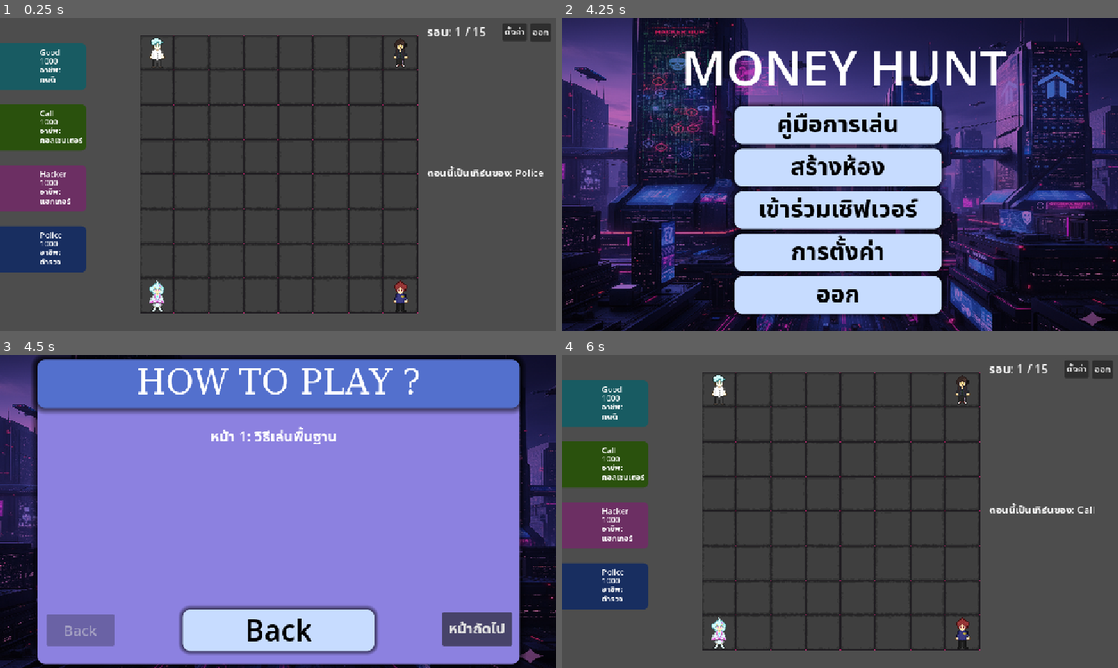
Above: before the commit, frames 1-4 (two rows, left to right).
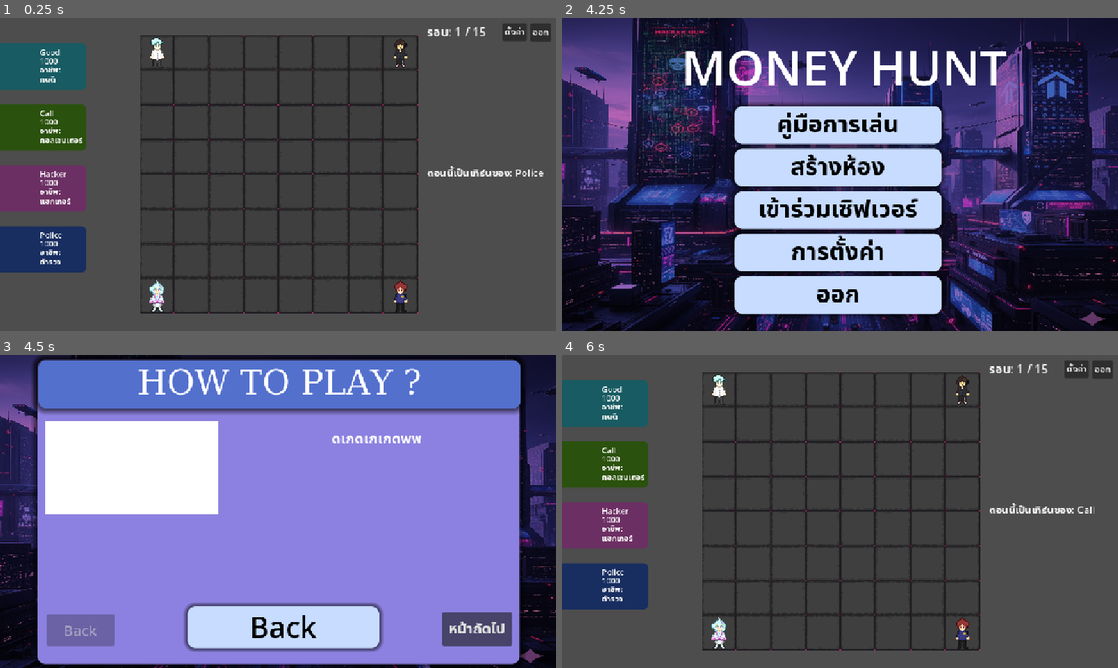
Above: after the commit, the same moments.

Repository: PiyungGo/mega2
Game: Godot game, scene res://board.tscn
Same seed, same stepped clock (60 frames per second), same inputs: the game is played once before the commit and once after it.
Inputs (mouse positions are in pixels of both pictures, inside the frame that each line leads up to):
- Up to frame 1 (0.25 s): no input
- Up to frame 2 (4.25 s): click "ตั้งค่า" at 0.5 s; click "ออก" at 1.25 s; click "ไม่" at 2 s; tap Enter at 2.75 s; move the mouse to (962, 158) at 2.77 s; hold Up (ui_up) 2.78-3.5 s; click (962, 158) at 2.92 s; click "ใช่" at 3.5 s
- Up to frame 3 (4.5 s): click "คู่มือการเล่น" at 4.25 s
- Up to frame 4 (6 s): click "Back" at 5 s; click "สร้างห้อง" at 5.75 s

Frames 1-2 are identical in both runs. In frame 3, 14% of the frame differs, in the area x 6-94%, y 1-96%; in frame 4, nothing differs.

Commit message:
fix hard

Diff:
--- a/Main Menu.tscn
+++ b/Main Menu.tscn
@@ -98,6 +98,8 @@
 corner_radius_bottom_left = 16
 shadow_size = 15
 
+[sub_resource type="CanvasTexture" id="CanvasTexture_wfgb2"]
+
 [node name="MainMenu" type="Control"]
 layout_mode = 3
 anchors_preset = 15
@@ -235,7 +237,7 @@
 
 [node name="780006338_710747(online-audio-converter_com)" type="AudioStreamPlayer" parent="Main button"]
 stream = ExtResource("2_i5qic")
-volume_db = -5.474
+volume_db = 0.148
 autoplay = true
 bus = &"Music"
 
@@ -349,7 +351,6 @@
 text = "Music"
 
 [node name="Panel2" type="Panel" parent="."]
-visible = false
 layout_mode = 1
 anchors_preset = 8
 anchor_left = 0.5
@@ -363,53 +364,6 @@
 grow_horizontal = 2
 grow_vertical = 2
 theme_override_styles/panel = SubResource("StyleBoxFlat_ht6vt")
-
-[node name="Label" type="Label" parent="Panel2"]
-layout_mode = 0
-offset_right = 999.0
-offset_bottom = 100.0
-theme_override_fonts/font = SubResource("FontFile_bcalf")
-theme_override_font_sizes/font_size = 70
-theme_override_styles/normal = SubResource("StyleBoxFlat_6viy2")
-text = "HOW TO PLAY ?"
-horizontal_alignment = 1
-vertical_alignment = 1
-
-[node name="GuideText" type="Label" parent="Panel2"]
-layout_mode = 0
-offset_left = -10.5
-offset_top = 111.0
-offset_right = 988.5
-offset_bottom = 211.0
-theme_override_font_sizes/font_size = 30
-text = "เกมนี้สามารถบลาๆๆๆ"
-horizontal_alignment = 1
-vertical_alignment = 1
-
-[node name="Back2" type="Button" parent="Panel2" groups=["ui_click"]]
-layout_mode = 1
-anchors_preset = 7
-anchor_left = 0.5
-anchor_top = 1.0
-anchor_right = 0.5
-anchor_bottom = 1.0
-offset_left = -198.5
-offset_top = -113.5
-offset_right = 198.5
-offset_bottom = -27.5
-grow_horizontal = 2
-grow_vertical = 0
-size_flags_vertical = 3
-theme_override_colors/font_hover_pressed_color = Color(0, 0, 0, 1)
-theme_override_colors/font_color = Color(0, 0, 0, 1)
-theme_override_colors/font_focus_color = Color(0, 0, 0, 1)
-theme_override_colors/font_pressed_color = Color(0, 0, 0, 1)
-theme_override_font_sizes/font_size = 60
-theme_override_styles/focus = SubResource("StyleBoxEmpty_dvdtt")
-theme_override_styles/hover = SubResource("StyleBoxFlat_7yr4w")
-theme_override_styles/pressed = SubResource("StyleBoxFlat_7yr4w")
-theme_override_styles/normal = SubResource("StyleBoxFlat_7yr4w")
-text = "Back"
 
 [node name="NextButton" type="Button" parent="Panel2" groups=["ui_click"]]
 layout_mode = 1
@@ -426,6 +380,69 @@
 grow_vertical = 0
 theme_override_font_sizes/font_size = 30
 text = "หน้าถัดไป"
+
+[node name="Label" type="Label" parent="Panel2"]
+layout_mode = 0
+offset_left = 1.5
+offset_top = 1.0
+offset_right = 1000.5
+offset_bottom = 101.0
+theme_override_fonts/font = SubResource("FontFile_bcalf")
+theme_override_font_sizes/font_size = 70
+theme_override_styles/normal = SubResource("StyleBoxFlat_6viy2")
+text = "HOW TO PLAY ?"
+horizontal_alignment = 1
+vertical_alignment = 1
+
+[node name="Pages" type="Control" parent="Panel2/Label"]
+anchors_preset = 0
+offset_top = -2.0
+offset_right = 336.0
+offset_bottom = 163.0
+
+[node name="GuideText" type="Label" parent="Panel2/Label/Pages"]
+layout_mode = 0
+offset_left = 402.0
+offset_top = 114.0
+offset_right = 1000.0
+offset_bottom = 218.0
+theme_override_font_sizes/font_size = 30
+text = "ดเกดเกเกดพพ"
+horizontal_alignment = 1
+vertical_alignment = 1
+
+[node name="GuideImage" type="TextureRect" parent="Panel2/Label/Pages"]
+layout_mode = 0
+offset_left = 14.0
+offset_top = 128.0
+offset_right = 372.0
+offset_bottom = 321.0
+texture = SubResource("CanvasTexture_wfgb2")
+
+[node name="Back2" type="Button" parent="Panel2" groups=["ui_click"]]
+layout_mode = 1
+anchors_preset = 7
+anchor_left = 0.5
+anchor_top = 1.0
+anchor_right = 0.5
+anchor_bottom = 1.0
+offset_left = -189.0
+offset_top = -119.0
+offset_right = 208.0
+offset_bottom = -33.0
+grow_horizontal = 2
+grow_vertical = 0
+size_flags_vertical = 3
+theme_override_colors/font_hover_pressed_color = Color(0, 0, 0, 1)
+theme_override_colors/font_color = Color(0, 0, 0, 1)
+theme_override_colors/font_focus_color = Color(0, 0, 0, 1)
+theme_override_colors/font_pressed_color = Color(0, 0, 0, 1)
+theme_override_font_sizes/font_size = 60
+theme_override_styles/focus = SubResource("StyleBoxEmpty_dvdtt")
+theme_override_styles/hover = SubResource("StyleBoxFlat_7yr4w")
+theme_override_styles/pressed = SubResource("StyleBoxFlat_7yr4w")
+theme_override_styles/normal = SubResource("StyleBoxFlat_7yr4w")
+text = "Back"
 
 [node name="BackButton" type="Button" parent="Panel2" groups=["ui_click"]]
 layout_mode = 1
--- a/main_menu.gd
+++ b/main_menu.gd
@@ -3,56 +3,59 @@
 @onready var main_button: VBoxContainer = $"Main button"
 @onready var option: Panel = $option
 @onready var panel2: Panel = $Panel2
-@onready var guide_text: Label = $Panel2/GuideText
+
+# <<< แก้ path ให้ตรง Scene Tree ปัจจุบัน >>>
+@onready var guide_text: Label = $Panel2/Label/Pages/GuideText
+@onready var guide_image: TextureRect = $Panel2/Label/Pages/GuideImage
+
 @onready var next_button: Button = $Panel2/NextButton
-@onready var back_button: Button = $Panel2/BackButton
+# รองรับทั้ง BackButton และ Back2 (เลือกอันที่มีอยู่จริง)
+@onready var back_button: Button = $Panel2/BackButton if has_node("Panel2/BackButton") else $Panel2/Back2
 
-# ====== เพิ่ม: ตัวเล่นเสียงคลิก ======
-@onready var click_sfx: AudioStreamPlayer = $ClickSfx
-# =====================================
+# เสียงคลิก (มีค่อยเล่น ไม่มีข้ามได้)
+@onready var click_sfx: AudioStreamPlayer = get_node_or_null("ClickSfx")
 
-var guide_pages := [
-	"หน้า 1: วิธีเล่นพื้นฐาน",
-	"หน้า 2: การทอยลูกเต๋า",
-	"หน้า 3: การ์ด/การโจมตี",
-	"หน้า 4: การ์ด/การโจมตี",
-	"หน้า 5: การ์ด/การโจมตี"
+@export var use_label_initial_text := true
+
+@export var guide_pages: Array[Dictionary] = [
+	{"text": "หน้า 1: วิธีเล่นพื้นฐาน", "image": "res://assets/guide/page1.png"},
+	{"text": "หน้า 2: การทอยลูกเต๋า", "image": "res://assets/guide/page2.png"},
+	{"text": "หน้า 3: การ์ด/การโจมตี", "image": "res://assets/guide/page3.png"},
+	{"text": "หน้า 4: กติกาGAME", "image": "res://assets/guide/page4.png"},
+	{"text": "หน้า 5: การ์ด/การโจมตี", "image": ""} # ว่าง = ไม่แสดงรูป
 ]
+
 var guide_index := 0
+var _initial_label_text: String = ""
+var _initial_image_texture: Texture2D = null
 
-func _ready():
+func _ready() -> void:
 	main_button.visible = true
 	option.visible = false
 	panel2.visible = false
 
-	# ต่อสัญญาณ (กันพลาดต่อไม่ติด)
-	if not next_button.pressed.is_connected(_on_NextButton_pressed):
+	# ต่อสัญญาณปุ่ม (กันพลาด)
+	if next_button and not next_button.pressed.is_connected(_on_NextButton_pressed):
 		next_button.pressed.connect(_on_NextButton_pressed)
-	if not back_button.pressed.is_connected(_on_BackButton_pressed):
+	if back_button and not back_button.pressed.is_connected(_on_BackButton_pressed):
 		back_button.pressed.connect(_on_BackButton_pressed)
 
-	# ====== เพิ่ม: ต่อสัญญาณปุ่มทุกอันในกลุ่ม ui_click ให้เล่นเสียง ======
 	_wire_click_sounds()
-	# =======================================================================
 
 func _wire_click_sounds() -> void:
-	# หา Button ทุกอันที่อยู่ในกลุ่ม ui_click แล้วให้มากดเรียกฟังก์ชันเดียวกัน
 	for b in get_tree().get_nodes_in_group("ui_click"):
 		if b is Button and not b.pressed.is_connected(_on_any_button_pressed):
 			b.pressed.connect(_on_any_button_pressed.bind(b))
 
 func _on_any_button_pressed(_btn: Button) -> void:
-	# เล่นเสียงคลิก (กันเสียงทับซ้อนด้วยการ stop ก่อน)
 	if click_sfx and click_sfx.stream:
-		if click_sfx.playing:
-			click_sfx.stop()
+		if click_sfx.playing: click_sfx.stop()
 		click_sfx.play()
 
 func _on_Start_pressed() -> void:
 	get_tree().change_scene_to_file("res://board.tscn")
 
 func _on_setting_pressed() -> void:
-	print("Settings pressed")
 	main_button.visible = false
 	option.visible = true
 
@@ -60,14 +63,30 @@
 	get_tree().quit()
 
 func _on_back_option_pressed() -> void:
-	_ready()
+	option.visible = false
+	panel2.visible = false
+	main_button.visible = true
 
 func _on_guide_pressed() -> void:
-	print("guide pressed")
 	main_button.visible = false
+	option.visible = false
 	panel2.visible = true
 	guide_index = 0
-	_update_guide_page()
+
+	# ป้องกัน path ผิด
+	if not is_instance_valid(guide_text) or not is_instance_valid(guide_image):
+		push_error("GuideText หรือ GuideImage หาไม่เจอ (เช็คว่าอยู่ที่ $Panel2/Label/Pages/...)")
+		return
+
+	# เก็บข้อความ+รูปเดิมของหน้าแรก
+	_initial_label_text = guide_text.text
+	_initial_image_texture = guide_image.texture
+
+	if use_label_initial_text and guide_pages.size() > 0:
+		guide_pages[0]["text"] = _initial_label_text
+		_update_nav_buttons()  # หน้าแรกให้คงข้อความจาก Label
+	else:
+		_update_guide_page()
 
 func _on_NextButton_pressed() -> void:
 	if guide_index < guide_pages.size() - 1:
@@ -79,11 +98,36 @@
 		guide_index -= 1
 		_update_guide_page()
 	else:
-		# อยู่หน้าแรกแล้ว กด Back ให้กลับเมนูหลัก
 		panel2.visible = false
 		main_button.visible = true
 
 func _update_guide_page() -> void:
-	guide_text.text = guide_pages[guide_index]
+	if guide_index == 0 and use_label_initial_text:
+		# หน้า 1: ใช้ข้อความจาก Label; รูปจะใช้จากไฟล์ถ้ากำหนดไว้ ไม่งั้นใช้รูปเดิมใน Editor
+		guide_text.text = _initial_label_text
+
+		var img_path0 := ""
+		if guide_pages.size() > 0 and guide_pages[0].has("image"):
+			img_path0 = String(guide_pages[0]["image"])
+
+		if img_path0 != "" and ResourceLoader.exists(img_path0):
+			guide_image.texture = load(img_path0) as Texture2D
+		else:
+			guide_image.texture = _initial_image_texture
+	else:
+		# หน้าอื่น ๆ: ดึงจาก array
+		var page := guide_pages[guide_index]
+		if page.has("text"):
+			guide_text.text = page["text"]
+
+		var img_path := String(page["image"]) if page.has("image") else ""
+		if img_path != "" and ResourceLoader.exists(img_path):
+			guide_image.texture = load(img_path) as Texture2D
+		else:
+			guide_image.texture = null
+
+	_update_nav_buttons()
+
+func _update_nav_buttons() -> void:
 	next_button.disabled = (guide_index >= guide_pages.size() - 1)
 	back_button.disabled = (guide_index == 0)
Not shown: 2 places in Main Menu.tscn that only renumber resources
